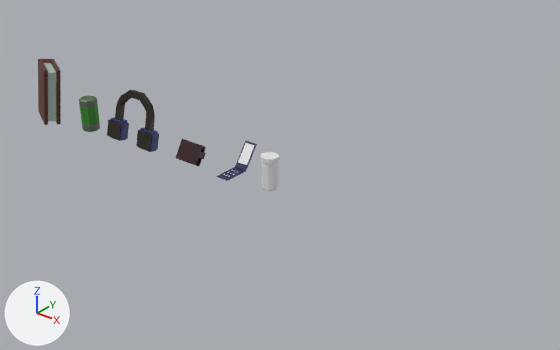
What one commit did to the glTF model spatial-memory-match/assets/items.glb.
The view is the same before and after, from a 50 mm lens placed at (7.26, -8.85, 5.75), pointed at (-0.18, 0.45, -0.02). Arrows for +X, +Y and +Z are at lower left; the lights stay in place. The older version comes first. Where no turn or scale is listed for an object, it has been applied to the vertices. Vertices at exactly the same position are counted once.

The first picture shows 'Book-col', 'EnergyDrink-col', 'Headphones-col', 'Meds', 'Phone-col', 'Wallet-col'.
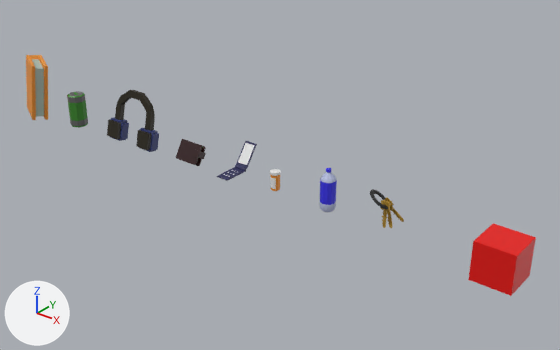
The newer file is also turned or shifted as a whole; pictures and numbers use the older file's frame.

Boxes (x1, y1, x2, y2) around the edits, measured in the pictures (560 x 350 px):
'Glasses-col', added (red): after (468, 223, 536, 296)
'Book-col', recoloured, moved: before (38, 59, 61, 125); after (26, 55, 48, 120)
'EnergyDrink-col', moved: before (79, 95, 100, 132); after (67, 91, 88, 128)
'Meds', deleted: before (260, 152, 279, 191)
'WaterBottle-col', added (blue): after (320, 168, 337, 212)
    faces in mat_waterbottle_secondary (blue #3831e7): (320, 168, 337, 205)
    faces in mat_waterbottle_primary (blue #b4bcdd): (320, 172, 337, 212)
'Keys-col', added: after (370, 189, 404, 228)
    faces in mat_key_primary (yellow #ad872e): (381, 197, 404, 228)
    faces in mat_key_secondary (black #202020): (370, 189, 388, 209)
'Meds-col', added: after (270, 169, 281, 191)
    faces in mat_meds_secondary (white #e7e7e7): (270, 169, 281, 189)

The change, as a diff of the scene's bpy script:
```diff
--- a/spatial-memory-match/assets/items.glb.py
+++ b/spatial-memory-match/assets/items.glb.py
@@ me_cube @@
 me_cube.from_pydata(...)  # 52 vertices, 100 faces; spans x -0.477..0.477, y -0.397..0.397, z -0.578..0.578
+# me_cube part 1: all 90 faces that had it switch from mat_book (brown #5a2e1c) to mat_meds_primary (orange #f09530)
 me_cube.materials.append(mat_book_pages)
@@ ob_book_col @@
 ob_book_col = bpy.data.objects.new('Book-col', me_cube)
-ob_book_col.location = (-5.65, -0.16, 0.43)
+ob_book_col.location = (-6.05, -0.16, 0.43)
@@ ob_energydrink_col @@
 ob_energydrink_col = bpy.data.objects.new('EnergyDrink-col', me_cylinder)
-ob_energydrink_col.location = (-4.51, -0.09, 0.19)
+ob_energydrink_col.location = (-4.87, -0.09, 0.19)
@@ ob_meds @@
-ob_meds = bpy.data.objects.new('Meds', me_cylinder_001)
@@ ob_waterbottle_col @@
+ob_waterbottle_col = bpy.data.objects.new('WaterBottle-col', me_cylinder_002)  # 204 vertices, 404 faces; spans x -0.127..0.127, y -0.127..0.127, z -0.317..0.387; in mat_waterbottle_primary (blue #b4bcdd), mat_waterbottle_secondary (blue #3831e7)
+ob_waterbottle_col.location = (1.14, 0.0, 0.27)
@@ ob_meds_col @@
+ob_meds_col = bpy.data.objects.new('Meds-col', me_cylinder_001_1)  # 104 vertices, 212 faces; spans x -0.083..0.084, y -0.072..0.095, z -0.206..0.116; in mat_meds_primary (orange #f09530), mat_meds_secondary (white #e7e7e7)
+ob_meds_col.location = (0.1, -0.02, 0.19)
@@ ob_keys_col @@
+ob_keys_col = bpy.data.objects.new('Keys-col', me_cube_005)  # 981 vertices, 1950 faces; spans x -0.272..0.237, y -0.152..0.165, z -0.192..0.359; in mat_key_primary (yellow #ad872e), mat_key_secondary (black #202020)
+ob_keys_col.location = (2.17, 0.0, 0.18)
@@ ob_glasses_col @@
+ob_glasses_col = bpy.data.objects.new('Glasses-col', me_cube_006)  # a box spanning x -0.305..0.305, y -0.305..0.305, z -0.305..0.305; in mat_glasses_primary (red #e70800)
+ob_glasses_col.location = (4.01, 0.0, 0.17)
```
